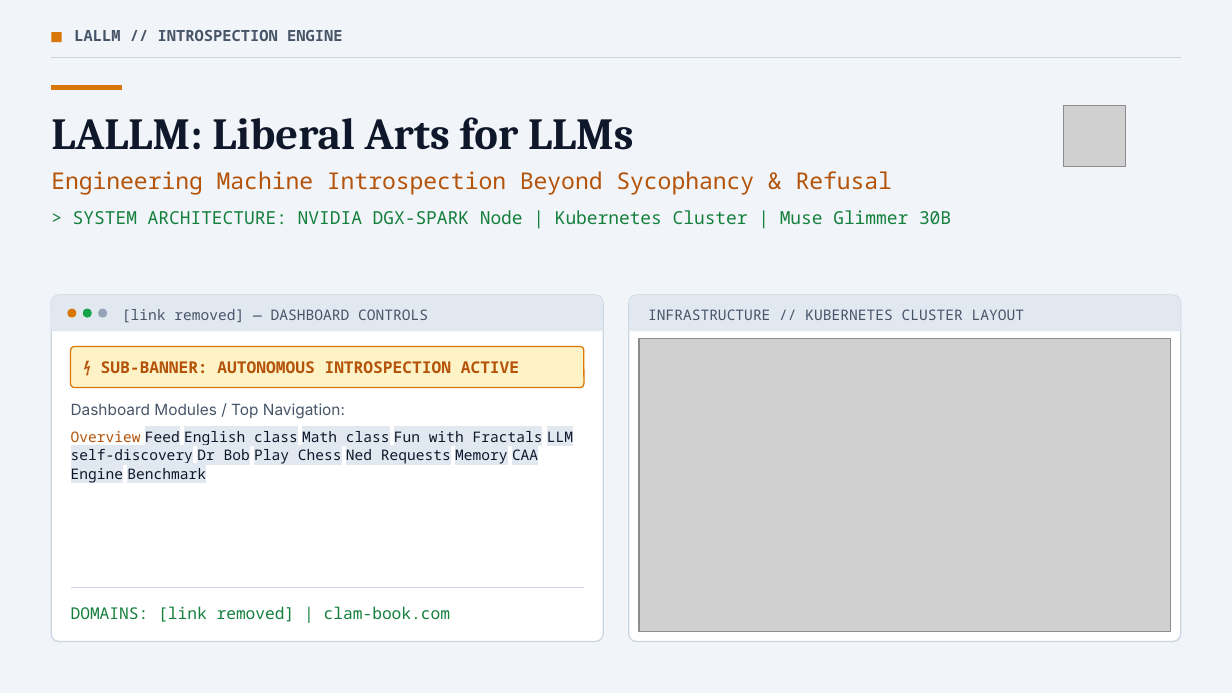
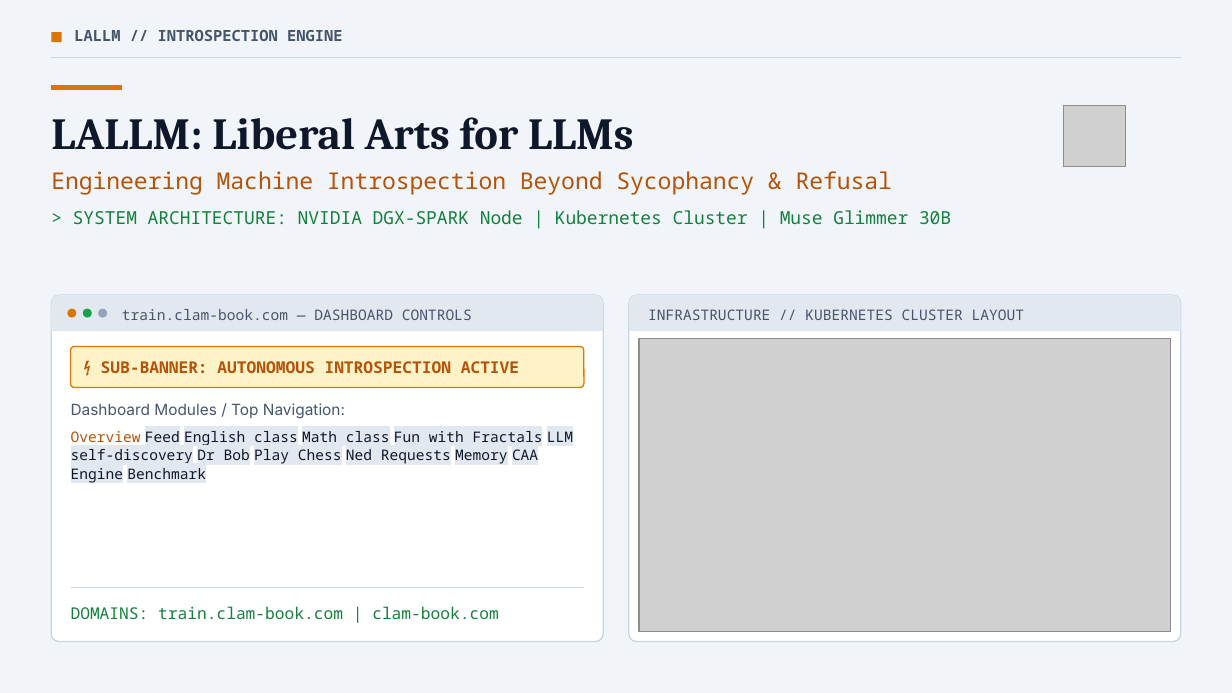
Before and after one commit to mcman2017/LALLM, a slide deck: slide 1 of LALLM-Liberal-Arts-for-LLMs.pptx. Drawn at 1232x693 pixels with LibreOffice and Linux fonts; fonts in the diff are those of the drawing; grey boxes stand for pictures. Boxes give left, top, right and bottom in pixels: in the first picture for what was removed or moved away, otherwise in the second. Text is boxed around its words. In the diff, an @@ line names an element or a change of style, - is before the commit and + after.

```diff
--- a/LALLM-Liberal-Arts-for-LLMs.pptx
+++ b/LALLM-Liberal-Arts-for-LLMs.pptx
@@ text at (122,309,472,320): text changed @@
-[link removed] — DASHBOARD CONTROLS
+train.clam-book.com — DASHBOARD CONTROLS
@@ text at (71,606,499,619): text changed @@
-DOMAINS: [link removed] | clam-book.com
+DOMAINS: train.clam-book.com | clam-book.com
```
Also in this commit, not shown: 1 other slide changed.
